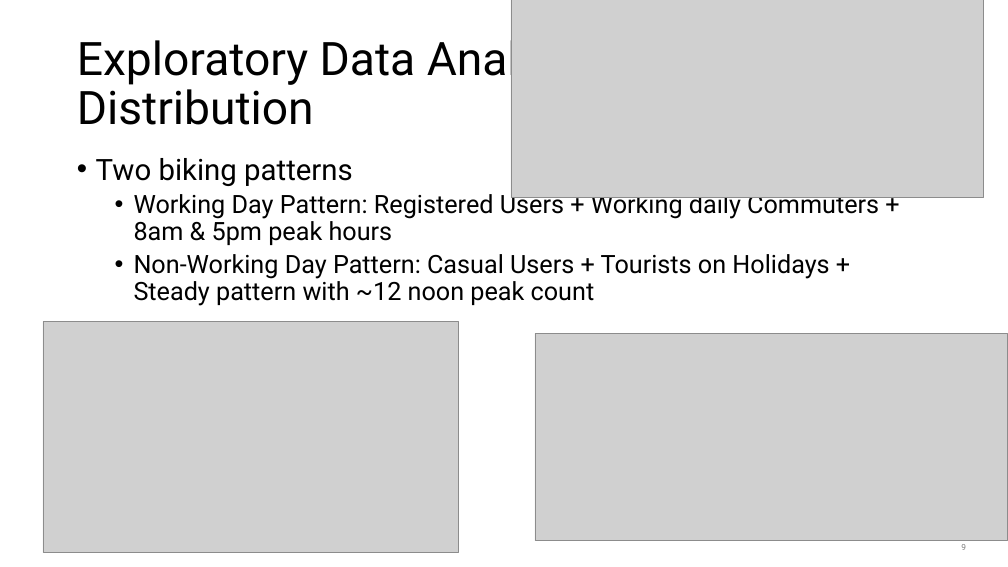
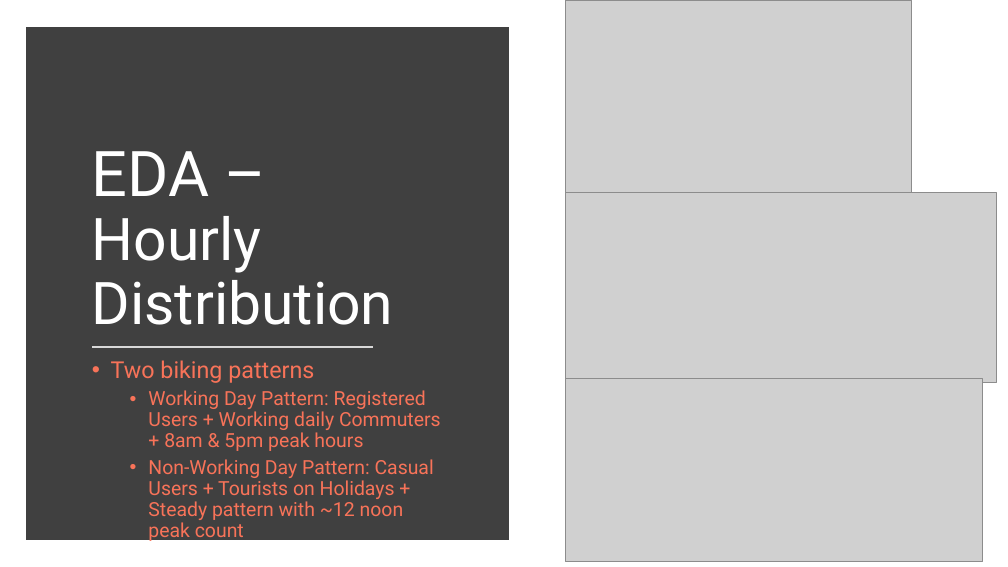
Before and after one commit to shashankvmaiya/Bike-Sharing-Demand-Prediction, a slide deck: slide 11 of Reports/Final_Presentation.pptx (slide 9 before the commit). Drawn at 1008x567 pixels with LibreOffice and Linux fonts; fonts in the diff are those of the drawing; grey boxes stand for pictures. Boxes give left, top, right and bottom in pixels: in the first picture for what was removed or moved away, otherwise in the second. Text is boxed around its words. In the diff, an @@ line names an element or a change of style, - is before the commit and + after.

```diff
--- a/Reports/Final_Presentation.pptx
+++ b/Reports/Final_Presentation.pptx
@@ picture: place and size @@
-picture at (43,321,458,553)
+picture at (565,0,912,194)
@@ rectangle added at (31,33,504,535), fill #404040, outline #404040 10 pt @@
@@ title removed at (77,33,600,125) @@
-Exploratory Data Analysis – Hourly Distribution
@@ title added at (92,151,394,325), 56 pt, text #FFFFFF @@
+EDA – Hourly Distribution
@@ picture: place and size @@
-picture at (535,333,1008,541)
+picture at (565,193,997,382)
@@ text "Two biking patterns": place and size @@
-text "Two biking patterns" at (96,158,879,306)
+text "Two biking patterns" at (111,360,441,543)
@@ text "Two biking patterns" at (111,360,441,543): size 28 to 22.2 pt in "Two biking patterns"; text colour #000000 to #F87359, size 24 to 18.5 pt @@
@@ line added from (92, 348) to (374, 348), #D9D9D9 1.75 pt @@
@@ picture: place and size @@
-picture at (511,0,984,197)
+picture at (565,379,982,562)
@@ page number removed at (961,544,966,550) @@
-9
```
Also in this commit, not shown: 19 other slides changed, 11 slides added, 6 slides removed, 21 other files.
